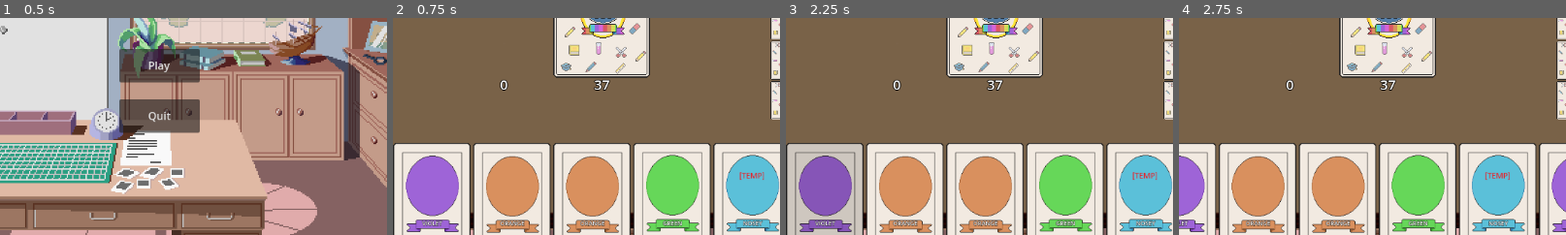
Above: before the commit, frames 1-4 (left to right).
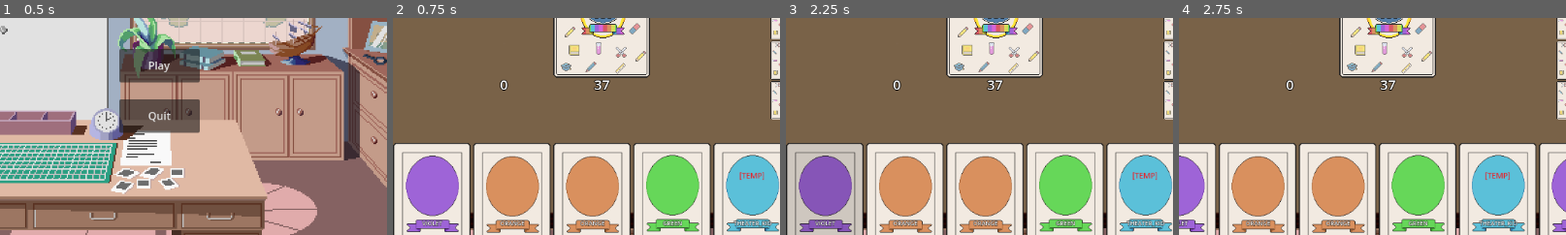
Above: after the commit, the same moments.

Repository: ludughetti/RainbowHigh
Game: Godot game, scene res://scenes/game/main_menu.tscn
Two runs of this game, one before a commit and one after it. Both use one fixed random seed, a clock stepped at 60 frames per second and the inputs below.
Inputs:
- Up to frame 1 (0.5 s): no input
- Up to frame 2 (0.75 s): click "Play" at 0.5 s
- Up to frame 3 (2.25 s): click "BLUE" at 1.25 s; click "VIOLET" at 2 s
- Up to frame 4 (2.75 s): no input
The pictures show only the part of the screen within x 29-79%, y 39-89%; the shares and areas given below are measured in that part.

Frame 1 is identical in both runs. In frame 2, 0.2% of the frame differs, in the area x 87-98%, y 93-97%; in frame 3, 0.2%; in frame 4, 0.2%.

Commit message:
Implemented Theater kid

Diff:
--- a/scripts/game/game_manager.gd
+++ b/scripts/game/game_manager.gd
@@ -65,7 +65,7 @@
 		# TEMP ------------------
 		if player.player_name == "Player":
 			var special_card := CardCharacterData.new()
-			special_card.setup_card(CardConstants.CardCharacter.NOSEY)
+			special_card.setup_card(CardConstants.CardCharacter.THEATER_KID)
 			player.add_card_to_hand(special_card)
 
 		player.update_ui()
@@ -192,6 +192,8 @@
 			await apply_effect_prom_queen(player)
 		CardConstants.CardCharacter.NOSEY:
 			await apply_effect_nosey(player)
+		CardConstants.CardCharacter.THEATER_KID:
+			await apply_effect_theater_kid(player)
 
 func apply_effect_math_teacher(player: BasePlayer):
 	print("Math Teacher: Drawing 2 extra cards")
@@ -294,3 +296,71 @@
 	player.update_ui()
 
 	await enforce_hand_limit(player)
+
+func apply_effect_theater_kid(player: BasePlayer):
+	var current_index := players.find(player)
+	if current_index == -1:
+		print("Error: Player not found")
+		return
+
+	var target_index := (current_index + 2) % players.size()
+	var target_player: BasePlayer = players[target_index]
+
+	if target_player.hand.is_empty():
+		print("%s tried to discard 2 cards but %s has no cards" % [player.player_name, target_player.player_name])
+		return
+
+	print("%s (Theater Kid) forces %s to discard 2 cards" % [player.player_name, target_player.player_name])
+
+	target_player.update_ui()
+
+	# If AI, pick two cards to discard
+	if target_player is AIPlayer:
+		for i in range(2):
+			if target_player.hand.is_empty():
+				break
+
+			var discard = (target_player as AIPlayer).pick_discard_card()
+			target_player.call_deferred("emit_signal", "action_requested", discard)
+
+			var selected: CardData = await target_player.action_requested
+			if selected != null:
+				if selected.card_type == CardConstants.CardType.CHARACTER:
+					await on_character_card_effect((selected as CardCharacterData).character_type, target_player)
+				target_player.discard_from_hand(selected)
+				deck.discard_card(selected)
+				target_player.update_ui()
+	else:
+		# Force human player to discard 2 cards via UI & signals
+		await force_human_discard(target_player, 2)
+
+	# After discards, enforce hand limit just in case
+	await enforce_hand_limit(target_player)
+
+func force_human_discard(player: Player, count: int) -> void:
+	print("Forcing %d discards from human player %s" % [count, player.player_name])
+
+	for i in range(count):
+		if player.hand.is_empty():
+			print("Player has no more cards to discard.")
+			break
+
+		print("Waiting for discard %d/%d" % [i + 1, count])
+
+		# Wait for player's discard action (card or pass)
+		var discarded_card: CardData = await player.action_requested
+
+		if discarded_card == null:
+			print("Player passed discard early (unexpected)")
+			break
+
+		player.discard_from_hand(discarded_card)
+		deck.discard_card(discarded_card)
+		player.update_ui()
+
+		# If discarded card is a character, trigger its effect
+		if discarded_card.card_type == CardConstants.CardType.CHARACTER:
+			await on_character_card_effect(
+				(discarded_card as CardCharacterData).character_type,
+				player
+			)
--- a/scripts/utils/card_assets_utils.gd
+++ b/scripts/utils/card_assets_utils.gd
@@ -37,7 +37,7 @@
 	CardConstants.CardCharacter.SPORTSY: preload("res://assets/cards/character/sportsy/SPORTSY_Idle.png"),
 	CardConstants.CardCharacter.PROM_QUEEN: preload("res://assets/cards/character/prom_queen/PROM_QUEEN_Idle.png"),
 	CardConstants.CardCharacter.NOSEY: preload("res://assets/cards/character/nosey/NOSEY_Idle.png"),
-	#CardConstants.CardCharacter.THEATER_KID: preload("res://assets/cards/character/TheaterKid_Idle.png"),
+	CardConstants.CardCharacter.THEATER_KID: preload("res://assets/cards/character/theater_kid/THEATER_KID_Idle.png"),
 	#CardConstants.CardCharacter.CLASS_PRESIDENT: preload("res://assets/cards/character/ClassPresident_Idle.png"),
 	#CardConstants.CardCharacter.ART_TEACHER: preload("res://assets/cards/character/ArtTeacher_Idle.png"),
 	#CardConstants.CardCharacter.BAD_BOY: preload("res://assets/cards/character/BadBoy_Idle.png"),
@@ -49,7 +49,7 @@
 	CardConstants.CardCharacter.SPORTSY: preload("res://assets/cards/character/sportsy/SPORTSY_Hover.png"),
 	CardConstants.CardCharacter.PROM_QUEEN: preload("res://assets/cards/character/prom_queen/PROM_QUEEN_Hover.png"),
 	CardConstants.CardCharacter.NOSEY: preload("res://assets/cards/character/nosey/NOSEY_Hover.png"),
-	#CardConstants.CardCharacter.THEATER_KID: preload("res://assets/cards/character/TheaterKid_Idle.png"),
+	CardConstants.CardCharacter.THEATER_KID: preload("res://assets/cards/character/theater_kid/THEATER_KID_Hover.png"),
 	#CardConstants.CardCharacter.CLASS_PRESIDENT: preload("res://assets/cards/character/ClassPresident_Idle.png"),
 	#CardConstants.CardCharacter.ART_TEACHER: preload("res://assets/cards/character/ArtTeacher_Idle.png"),
 	#CardConstants.CardCharacter.BAD_BOY: preload("res://assets/cards/character/BadBoy_Idle.png"),
@@ -61,7 +61,7 @@
 	CardConstants.CardCharacter.SPORTSY: preload("res://assets/cards/character/sportsy/SPORTSY_Pressed.png"),
 	CardConstants.CardCharacter.PROM_QUEEN: preload("res://assets/cards/character/prom_queen/PROM_QUEEN_Pressed.png"),
 	CardConstants.CardCharacter.NOSEY: preload("res://assets/cards/character/nosey/NOSEY_Pressed.png"),
-	#CardConstants.CardCharacter.THEATER_KID: preload("res://assets/cards/character/TheaterKid_Idle.png"),
+	CardConstants.CardCharacter.THEATER_KID: preload("res://assets/cards/character/theater_kid/THEATER_KID_Pressed.png"),
 	#CardConstants.CardCharacter.CLASS_PRESIDENT: preload("res://assets/cards/character/ClassPresident_Idle.png"),
 	#CardConstants.CardCharacter.ART_TEACHER: preload("res://assets/cards/character/ArtTeacher_Idle.png"),
 	#CardConstants.CardCharacter.BAD_BOY: preload("res://assets/cards/character/BadBoy_Idle.png"),
Binary file added: assets/cards/character/theater_kid/THEATER_KID_Hover.png
Not shown, added: assets/cards/character/theater_kid/THEATER_KID_Hover.png.import
Binary file added: assets/cards/character/theater_kid/THEATER_KID_Idle.png
Not shown, added: assets/cards/character/theater_kid/THEATER_KID_Idle.png.import
Binary file added: assets/cards/character/theater_kid/THEATER_KID_Pressed.png
Not shown, added: assets/cards/character/theater_kid/THEATER_KID_Pressed.png.import
